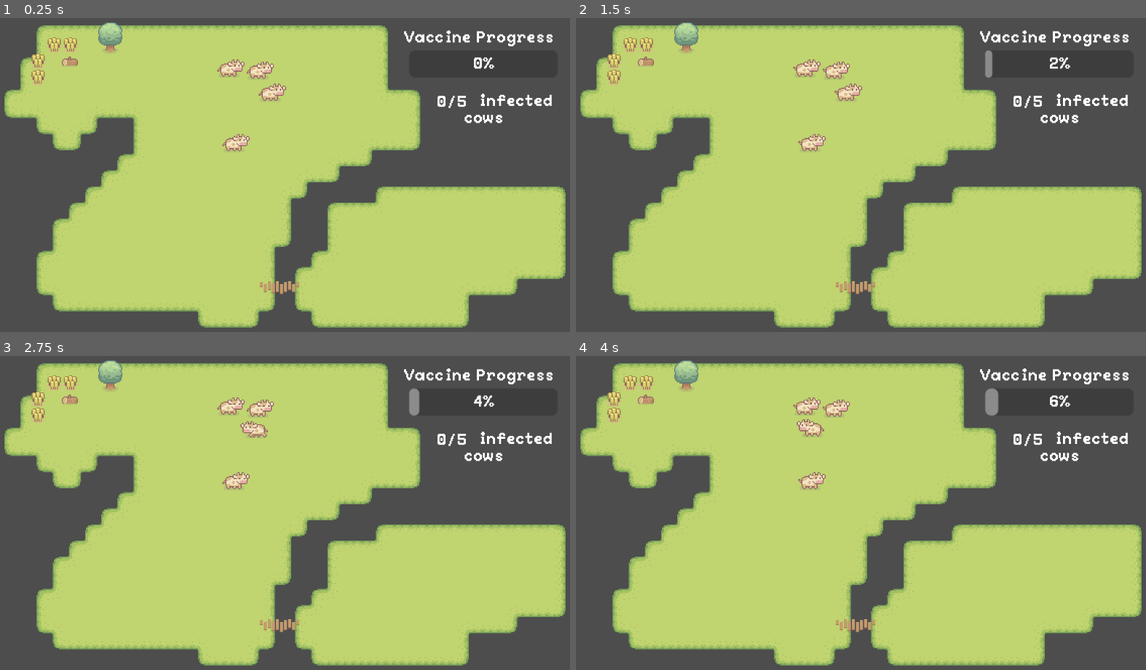
Above: before the commit, frames 1-4 (two rows, left to right).
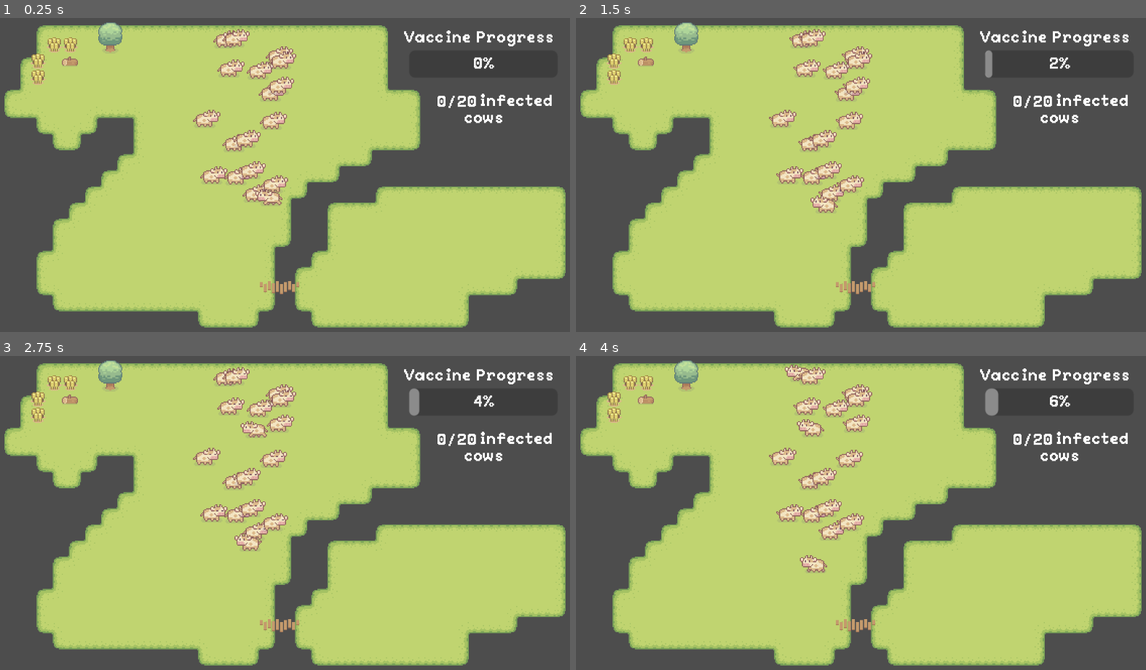
Above: after the commit, the same moments.

Repository: hugnata/Cowid24
Game: Godot game, scene res://scenes/gamu.tscn
Two runs of this game, one before a commit and one after it. Both use one fixed random seed, a clock stepped at 60 frames per second and the inputs below.
Inputs (mouse positions are in pixels of both pictures, inside the frame that each line leads up to):
- Up to frame 1 (0.25 s): no input
- Up to frame 2 (1.5 s): move the mouse to (986, 159) at 0.52 s; click (986, 159) at 0.67 s; drag from (747, 190) to (821, 112) at 1.27 s
- Up to frame 3 (2.75 s): move the mouse to (342, 440) at 2.02 s; click (342, 440) at 2.17 s
- Up to frame 4 (4 s): drag from (832, 578) to (832, 428) at 2.77 s; move the mouse to (1037, 563) at 3.52 s; click (1037, 563) at 3.67 s

The runs differ from the first frame. In frame 1, 2.1% of the frame differs, in the area x 33-84%, y 3-60%; in frame 2, 2.2%; in frame 3, 2.2%; in frame 4, 2.3%, in the area x 33-84%, y 2-69%.

Commit message:
Mécanisme d'infection 1.0 en place,à balance

Diff:
--- a/scenes/vache.gd
+++ b/scenes/vache.gd
@@ -10,8 +10,8 @@
 
 #Member variables
 var m_move_timer: float = 0.0
-var m_sickness_timer:float=0.0
-var m_infection_timer:float=0.0
+var m_sickness_timer:float=INF
+var m_infection_timer:float=INF
 var m_moving_state:MovingState=MovingState.MOVING
 var m_health_state:HealthState=HealthState.HEALTHY
 var m_animation_cycle:AnimationPlayer
@@ -25,6 +25,7 @@
 func _process(delta: float) -> void:
 	infects_other(delta)
 	progress_desease(delta)
+	update_animation()
 
 func _physics_process(delta: float) -> void:
 	m_move_timer-=delta
@@ -34,24 +35,36 @@
 	if move_and_slide():
 		change_moving_state()
 
-func progress_desease(delta: float):
+func progress_desease(delta: float,force_new_health_state =-1):
 	m_sickness_timer-=delta
-	if(m_health_state==HealthState.HEALTHY):
+	if(m_health_state==HealthState.HEALTHY and force_new_health_state==-1):
 		return
-	if m_sickness_timer>0:
+	if m_sickness_timer>0 and force_new_health_state==-1:
 		return
 
 	match m_health_state:
+		HealthState.HEALTHY:
+			m_sickness_timer=rng.randf_range(10,30)
+			m_infection_timer=rng.randf_range(5,10)
+			m_health_state=HealthState.CONTAMINATED
+			print("Now CONTAMINATED")
+
 		HealthState.CONTAMINATED:
 			m_sickness_timer=rng.randf_range(15,30)
-			m_health_state=HealthState.CONTAMINATED
+			m_infection_timer=rng.randf_range(2,4)
+			m_health_state=HealthState.SICK
+			print("Now SICK")
 
 		HealthState.SICK:
-			m_sickness_timer=rng.randf_range(20,30)
+			m_sickness_timer=rng.randf_range(10,15)
+			m_infection_timer=INF
 			m_health_state=HealthState.IMMUNIZED
+			print("Now IMMUNIZED")
+
 		HealthState.IMMUNIZED:
-			m_sickness_timer=rng.randf_range(10,15)
+			m_sickness_timer=INF
 			m_health_state=HealthState.HEALTHY
+			print("Now HEALTHY")
 
 func infects_other(delta: float):
 	m_infection_timer-=delta
@@ -62,15 +75,30 @@
 
 	match m_health_state:
 		HealthState.CONTAMINATED:
-			m_sickness_timer=0.5
+			m_infection_timer=rng.randf_range(5,10)
+			print("Infecting")
 		HealthState.SICK:
-			m_sickness_timer=0.5
+			m_infection_timer=rng.randf_range(2,4)
+			print("Infecting")
 
 	#Infection
 	var infections_areas: Array[Area2D]=$InfectionZone.get_overlapping_areas()
 	if infections_areas.is_empty():
 		return
 
+	for infections_area in infections_areas:
+		if rng.randf_range(0,1.0)<0.5:
+			infections_area.get_parent().set_health_state(HealthState.CONTAMINATED)
+
+func update_animation():
+	if m_health_state==HealthState.HEALTHY or m_health_state==HealthState.IMMUNIZED:
+		match m_moving_state:
+			MovingState.STATIC:
+				m_animation_cycle.play("idle")
+			MovingState.MOVING:
+				m_animation_cycle.play("moving")
+	else:
+		m_animation_cycle.play("sick")
 
 func change_moving_state():
 	match m_moving_state:
@@ -91,12 +119,10 @@
 	return m_health_state
 
 func set_health_state(new_health_state: HealthState):
-	m_health_state=new_health_state
-	if m_health_state==HealthState.HEALTHY:
+	if m_health_state==HealthState.IMMUNIZED:
+		print("Nope,immunized")
 		return
-
-	m_infection_timer=10.0
-	m_sickness_timer=10.0
+	progress_desease(0.0,new_health_state)
 
 func stop_moving_madafaka():
 	m_move_timer=INF
--- a/scenes/vache.tscn
+++ b/scenes/vache.tscn
@@ -52,11 +52,27 @@
 "values": [3, 4]
 }
 
+[sub_resource type="Animation" id="Animation_wqqpx"]
+resource_name = "sick"
+tracks/0/type = "value"
+tracks/0/imported = false
+tracks/0/enabled = true
+tracks/0/path = NodePath("VacheSprite:frame")
+tracks/0/interp = 1
+tracks/0/loop_wrap = true
+tracks/0/keys = {
+"times": PackedFloat32Array(0),
+"transitions": PackedFloat32Array(1),
+"update": 1,
+"values": [5]
+}
+
 [sub_resource type="AnimationLibrary" id="AnimationLibrary_v30tp"]
 _data = {
 "RESET": SubResource("Animation_qro8v"),
 "idle": SubResource("Animation_cvsw0"),
-"moving": SubResource("Animation_5616k")
+"moving": SubResource("Animation_5616k"),
+"sick": SubResource("Animation_wqqpx")
 }
 
 [sub_resource type="RectangleShape2D" id="RectangleShape2D_q8sbs"]
--- a/scripts/init.gd
+++ b/scripts/init.gd
@@ -71,8 +71,8 @@
 # Called when the node enters the scene tree for the first time.
 func _ready() -> void:
 	print("Hello world !")
-	cow_manager.spawn_cows(5)
-	ui.update_number_of_cows(5)
+	cow_manager.spawn_cows(20)
+	ui.update_number_of_cows(20)
 
 # Called every frame. 'delta' is the elapsed time since the previous frame.
 func _process(delta: float) -> void:
Not shown: 1 places in scenes/gamu.tscn that only renumber resources
Not shown: 1 places in scenes/vache.tscn that only renumber resources
Not shown, changed: .gitignore
